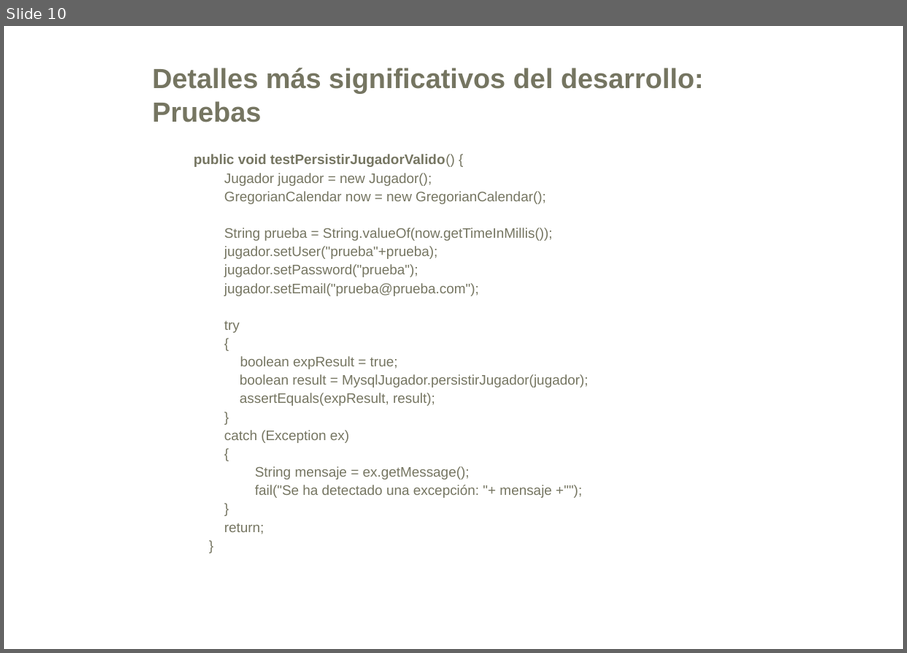
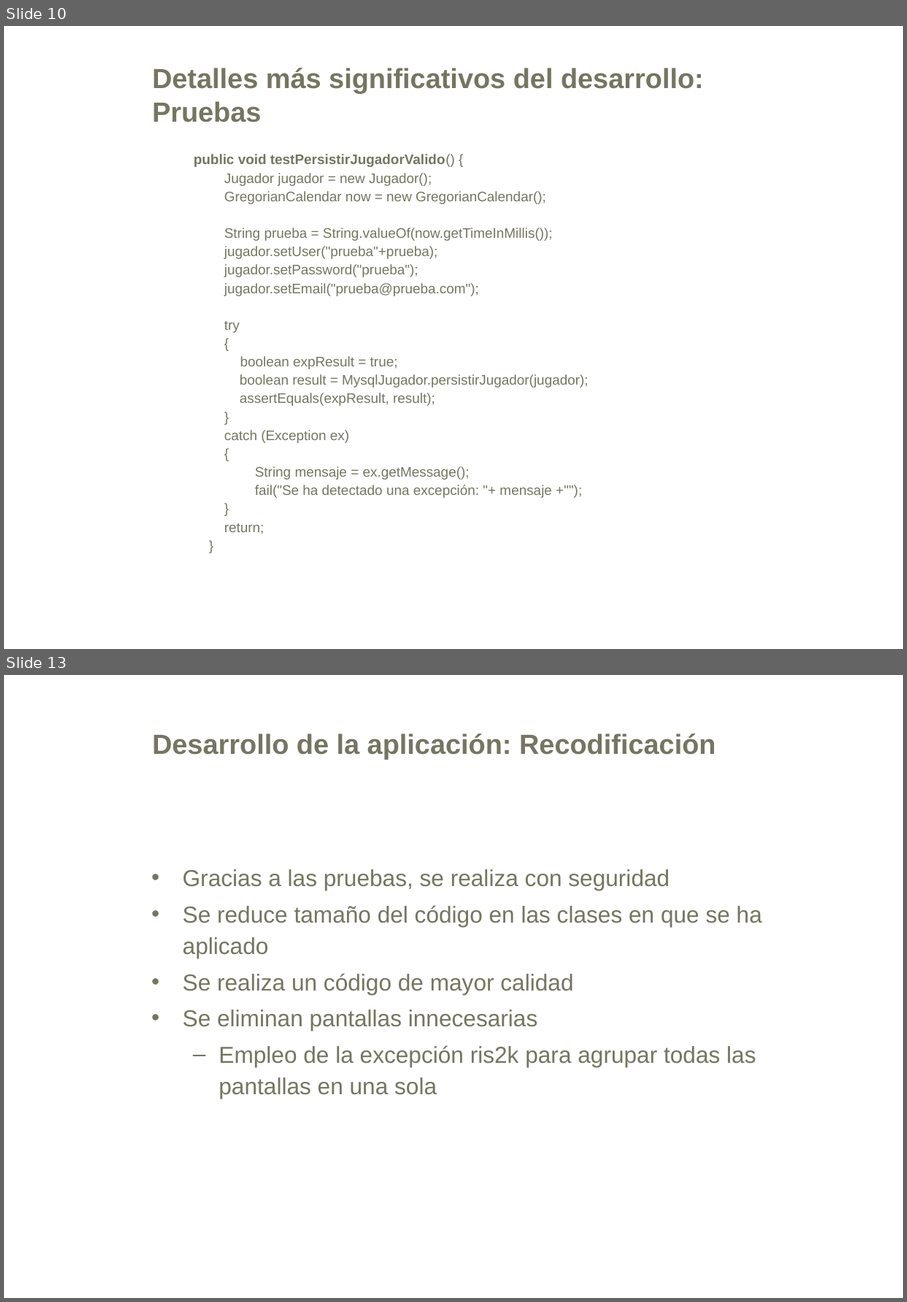
Before and after one commit to Betisman/ris2k, a slide deck: ris2k/doc/presentacion.ppt. Shown one above the other, each under a label of ours: slide 10 before the commit, slides 10 and 13 after it; the slides between them are not shown. The pictures are 907x653 and 907x1302 pixels, drawn with LibreOffice and Linux fonts; fonts in the diff are those of the drawing; background and template pictures are left out. Boxes give left, top, right and bottom in pixels: in the first picture for what was removed or moved away, otherwise in the second. Text is boxed around its words. In the diff, an @@ line names an element or a change of style, - is before the commit and + after.

```diff
--- a/ris2k/doc/presentacion.ppt
+++ b/ris2k/doc/presentacion.ppt
@@ slide 13 added at bbox=[4, 675, 903, 1298], background #FFFFFF @@
@@ title added at bbox=[152, 733, 716, 759], 24 pt, text #757561, bold @@
+Desarrollo de la aplicación: Recodificación
@@ text added at bbox=[183, 869, 762, 1098], 20 pt, text #757561 @@
+• Gracias a las pruebas, se realiza con seguridad
+• Se reduce tamaño del código en las clases en que se ha aplicado
+• Se realiza un código de mayor calidad
+• Se eliminan pantallas innecesarias
+  – Empleo de la excepción ris2k para agrupar todas las pantallas en una sola
@@ page number added at bbox=[743, 1260, 854, 1287], 15 pt, text #FFFFFF @@
+13
```
Also in this commit, not shown: 6 slides changed, 2 other slides added.
